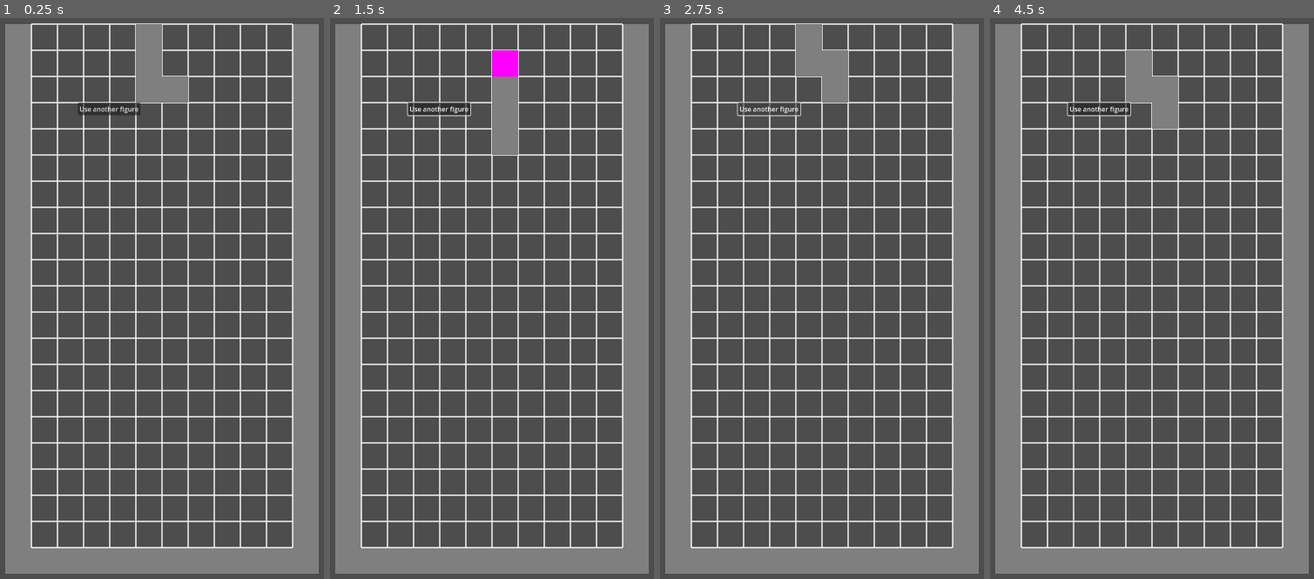
Above: before the commit, frames 1-4 (left to right).
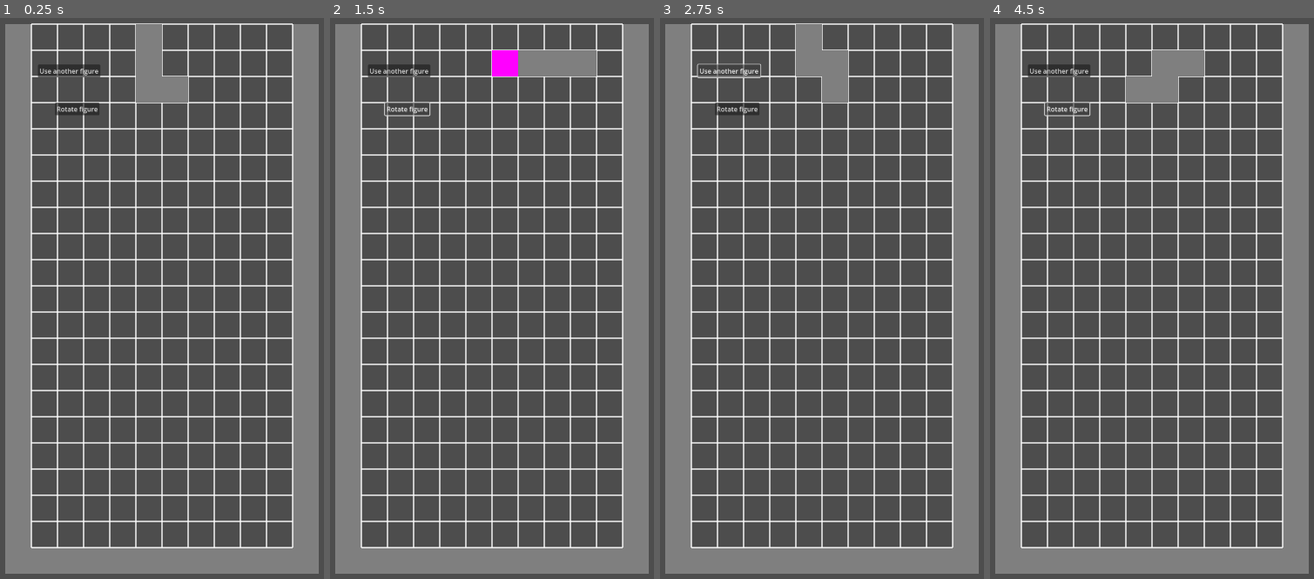
Above: after the commit, the same moments.

Repository: lacedon/mana-tetris
Game: Godot game, scene res://src/components/field/field.tscn
The game is run twice, just before and just after one commit, with the same random seed, the same clock (stepped at 60 frames per second) and the same inputs.
Inputs (mouse positions are in pixels of both pictures, inside the frame that each line leads up to):
- Up to frame 1 (0.25 s): no input
- Up to frame 2 (1.5 s): click "Use another figure" at 0.5 s; click (407, 107) at 1.25 s, where only the run after the commit has a clickable "Rotate figure"
- Up to frame 3 (2.75 s): click "Use another figure" at 2 s
- Up to frame 4 (4.5 s): click (1067, 107) at 2.75 s, where only the run after the commit has a clickable "Rotate figure"; click "Use another figure" at 3.5 s; click (1067, 107) at 4.25 s, where only the run after the commit has a clickable "Rotate figure"

The runs differ from the first frame. In frame 1, 0.8% of the frame differs, in the area x 11-44%, y 8-18%; in frame 2, 3.0%, in the area x 11-83%, y 5-25%; in frame 3, 0.6%; in frame 4, 2.3%.

Commit message:
Allow to rotate figures

Diff:
--- a/src/components/field/field.gd
+++ b/src/components/field/field.gd
@@ -20,3 +20,6 @@
 
 func _ready() -> void:
     figureMover.set_figure_node(figureNode)
+
+func _rotate_figure() -> void:
+    figureMover.rotate_figure()
--- a/src/components/field/field.tscn
+++ b/src/components/field/field.tscn
@@ -28,12 +28,20 @@
 
 [node name="FigureContainer" type="Node2D" parent="."]
 
-[node name="Button" type="Button" parent="."]
-offset_left = 114.0
-offset_top = 192.0
-offset_right = 267.0
-offset_bottom = 223.0
+[node name="UseNextFigure" type="Button" parent="."]
+offset_left = 16.0
+offset_top = 99.0
+offset_right = 169.0
+offset_bottom = 130.0
 text = "Use another figure"
 
+[node name="RotateFigure" type="Button" parent="."]
+offset_left = 58.0
+offset_top = 192.0
+offset_right = 167.0
+offset_bottom = 223.0
+text = "Rotate figure"
+
 [connection signal="figure_spawned" from="FigureGenerator" to="." method="_set_figure_node"]
-[connection signal="pressed" from="Button" to="." method="regenerate_figure"]
+[connection signal="pressed" from="UseNextFigure" to="." method="regenerate_figure"]
+[connection signal="pressed" from="RotateFigure" to="." method="_rotate_figure"]
--- a/src/components/field/figure_mover/figure_mover.gd
+++ b/src/components/field/figure_mover/figure_mover.gd
@@ -15,4 +15,8 @@
 
 func _on_timer_timeout() -> void:
     if figureNode:
-        figureNode.move_down()
+        figureNode.move_down_figure()
+
+func rotate_figure() -> void:
+    if figureNode:
+        figureNode.rotate_figure()
--- a/src/components/figure/figure.gd
+++ b/src/components/figure/figure.gd
@@ -6,8 +6,9 @@
 @export var figure: GameFigure
 
 var cells: Array[CellNode] = []
+var rotationMode: int = 0
 
-func _add_missing_cells(figureArea: int = figure.get_size()) -> void:
+func _add_missing_cells(figureArea: int = figure.get_area()) -> void:
     var cellCount = cells.size()
     if cellCount < figureArea:
         for index in range(cellCount, figureArea):
@@ -17,7 +18,19 @@
             cells.append(cellInstance)
             add_child(cellInstance)
 
-func _set_up_figure_cells(figureArea: int = figure.get_size()) -> void:
+func _get_cell_position(index: int, figureSize: Vector2) -> Vector2:
+    var x: int = index % int(figureSize.x)
+    var y: int = floor(index / figureSize.x)
+    if rotationMode == 1: # 90 degrees
+        return Vector2(y, figureSize.x - 1 - x)
+    elif rotationMode == 2: # 180 degrees
+        return Vector2(figureSize.x - 1 - x, figureSize.y - 1 - y)
+    elif rotationMode == 3: # 270 degrees
+        return Vector2(figureSize.y - 1 - y, x)
+    else: # 0 degrees
+        return Vector2(x, y)
+
+func _set_up_figure_cells(figureArea: int = figure.get_area()) -> void:
     for index in range(figureArea):
         var cellType: GameCell.CELL_TYPES = figure.get_cell_type(index)
         var cell: CellNode = cells[index]
@@ -26,13 +39,15 @@
         else:
             cell.show()
             cell.set_cell_type(cellType)
-            cell.position = Vector2(index % figure.size.x, index / figure.size.x) * FieldConfig.cellSize
+            cell.position = _get_cell_position(index, figure.size) * FieldConfig.cellSize
 
-func _hide_unused_cells(figureArea: int = figure.get_size()) -> void:
+func _hide_unused_cells(figureArea: int = figure.get_area()) -> void:
     for index in range(figureArea, cells.size()):
         cells[index].hide()
 
 func set_figure(newFigure: GameFigure) -> void:
+    rotationMode = 0
+
     figure = newFigure
     var figureArea = figure.get_area()
 
@@ -40,5 +55,10 @@
     _set_up_figure_cells(figureArea)
     _hide_unused_cells(figureArea)
 
-func move_down() -> void:
+func move_down_figure() -> void:
     self.position.y += FieldConfig.cellSize.y
+
+func rotate_figure() -> void:
+    rotationMode = (rotationMode + 1) % 4
+    _set_up_figure_cells(figure.get_area())
+    pass
